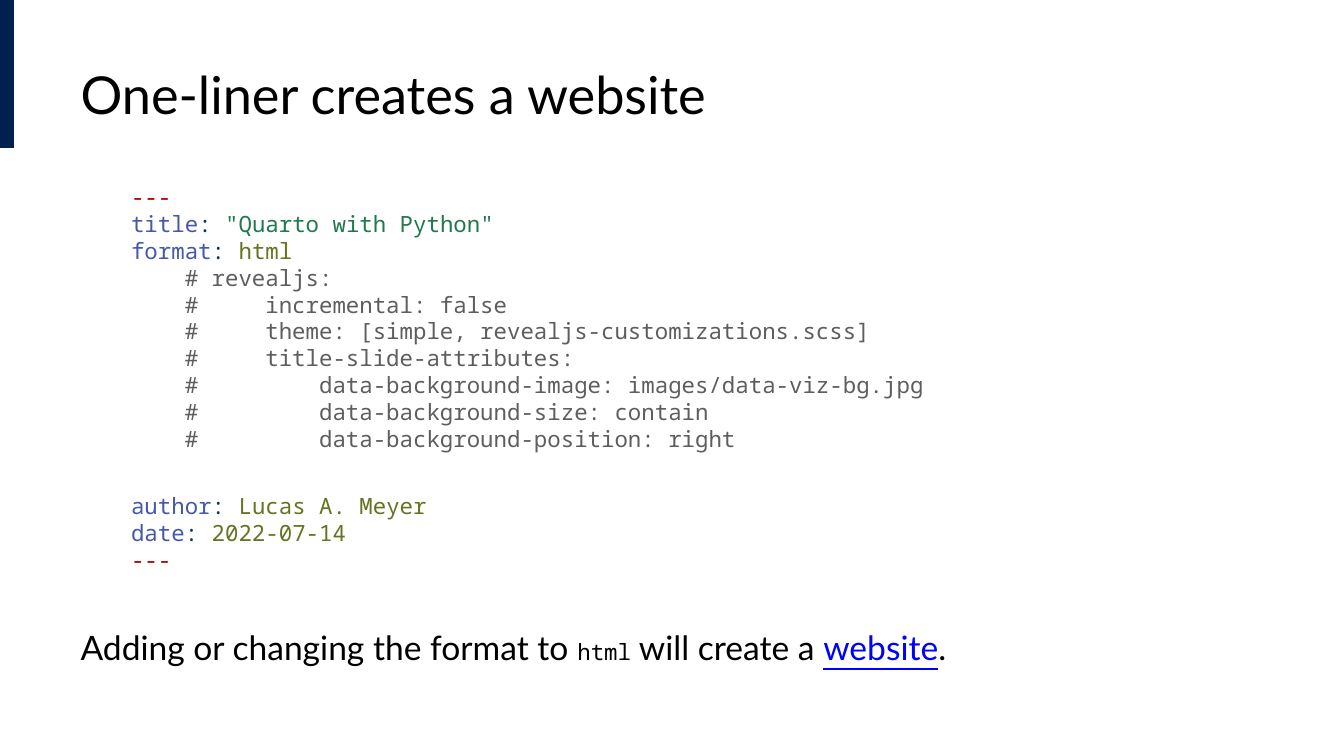
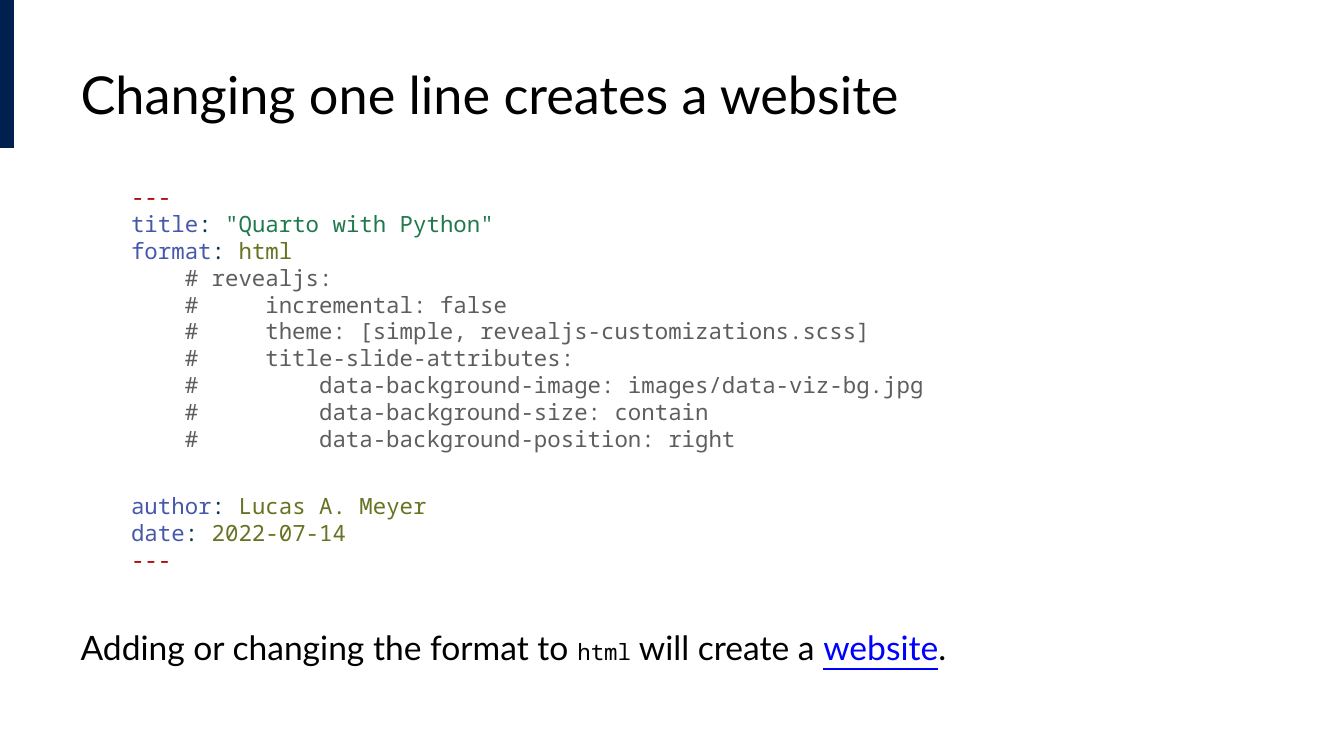
Before and after one commit to lucas-a-meyer/using-quarto, a slide deck: slide 30 of docs/presentation.pptx. Drawn at 1344x756 pixels with LibreOffice and Linux fonts; fonts in the diff are those of the drawing. Boxes give left, top, right and bottom in pixels: in the first picture for what was removed or moved away, otherwise in the second. Text is boxed around its words. In the diff, an @@ line names an element or a change of style, - is before the commit and + after.

```diff
--- a/docs/presentation.pptx
+++ b/docs/presentation.pptx
@@ title at box(81, 75, 899, 124): text changed @@
-One-liner creates a website
+Changing one line creates a website
```
Also in this commit, not shown: 10 other files.
